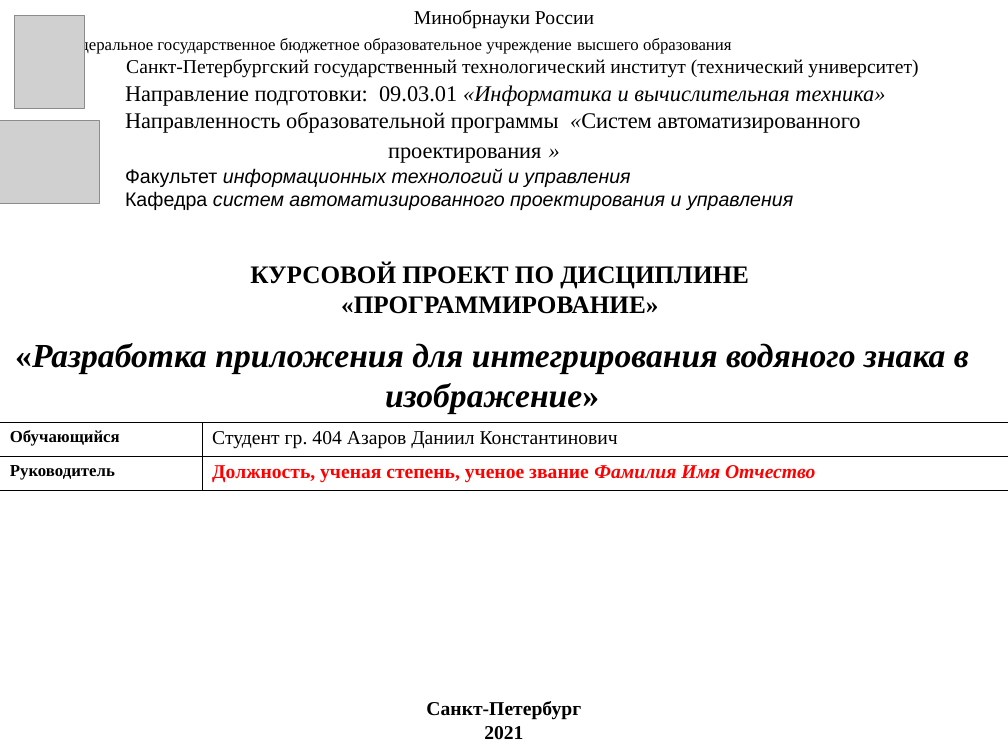
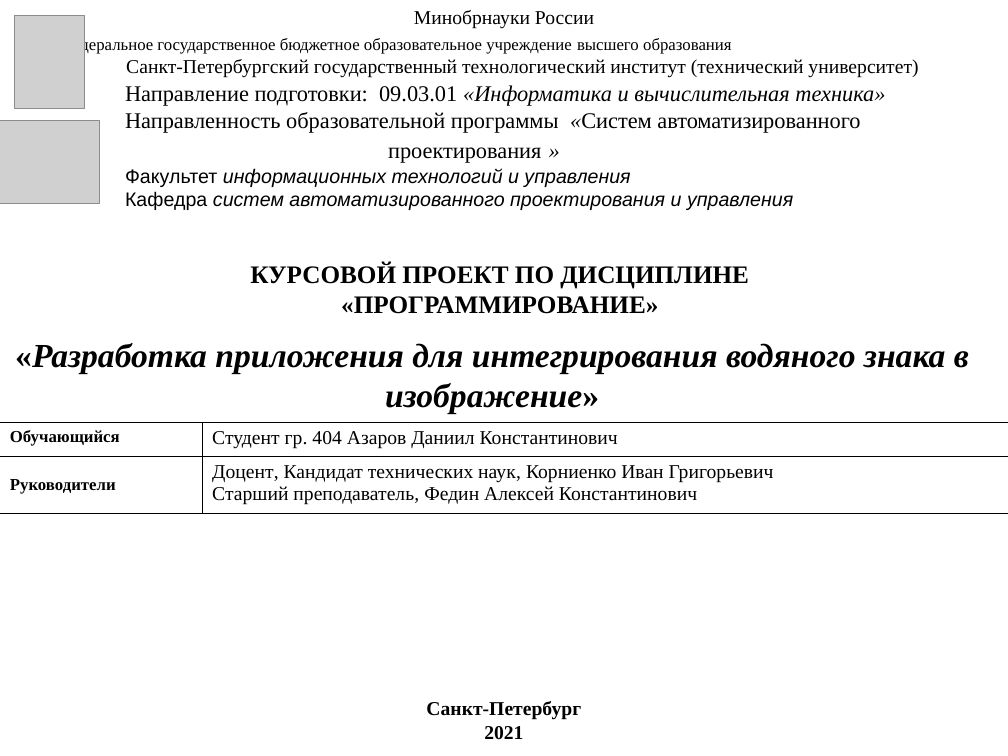
Before and after one commit to DanChoys1/DanChoys, a slide deck: slide 1 of КП презентация.ppt. Drawn at 1008x756 pixels with LibreOffice and Linux fonts; fonts in the diff are those of the drawing; grey boxes stand for pictures. Boxes give left, top, right and bottom in pixels: in the first picture for what was removed or moved away, otherwise in the second. Text is boxed around its words. In the diff, an @@ line names an element or a change of style, - is before the commit and + after.

```diff
--- a/КП презентация.ppt
+++ b/КП презентация.ppt
@@ table at box(0, 422, 1008, 513) @@
-row 2, column 1: Руководитель
+row 2, column 1: Руководители
-row 2, column 2: Должность, ученая степень, ученое звание Фамилия Имя Отчество
+row 2, column 2: Доцент, Кандидат технических наук, Корниенко Иван Григорьевич / Старший преподаватель, Федин Алексей Константинович
```
Also in this commit, not shown: 1 other file.
